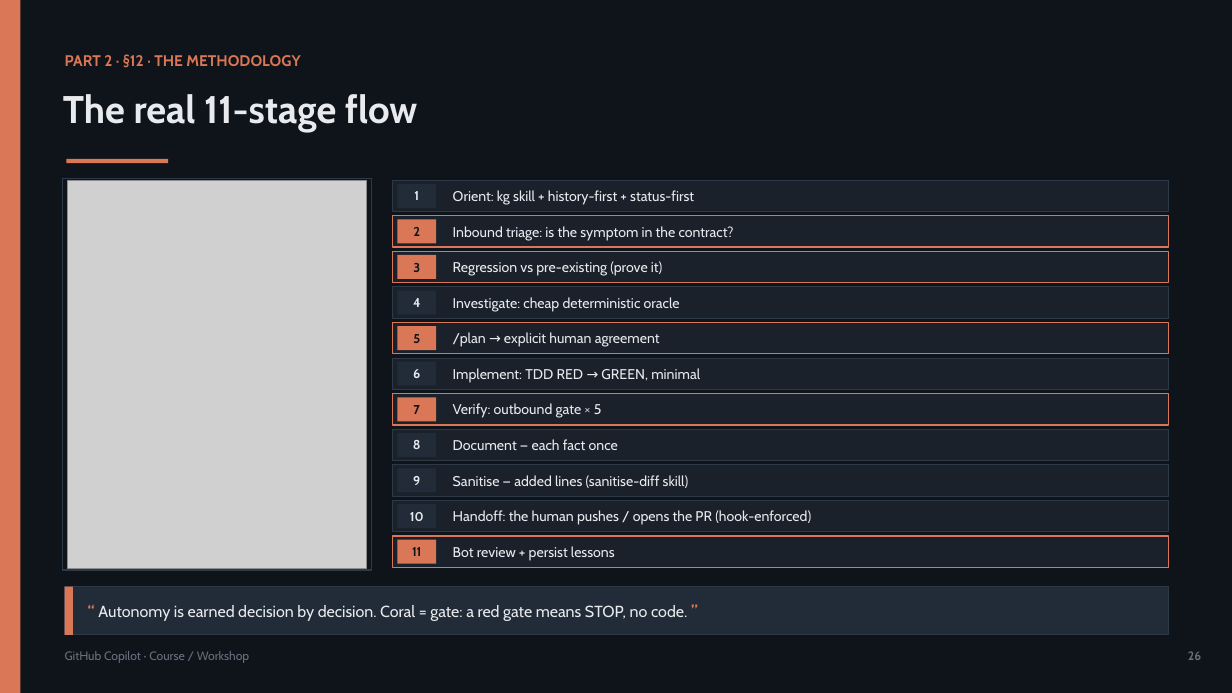
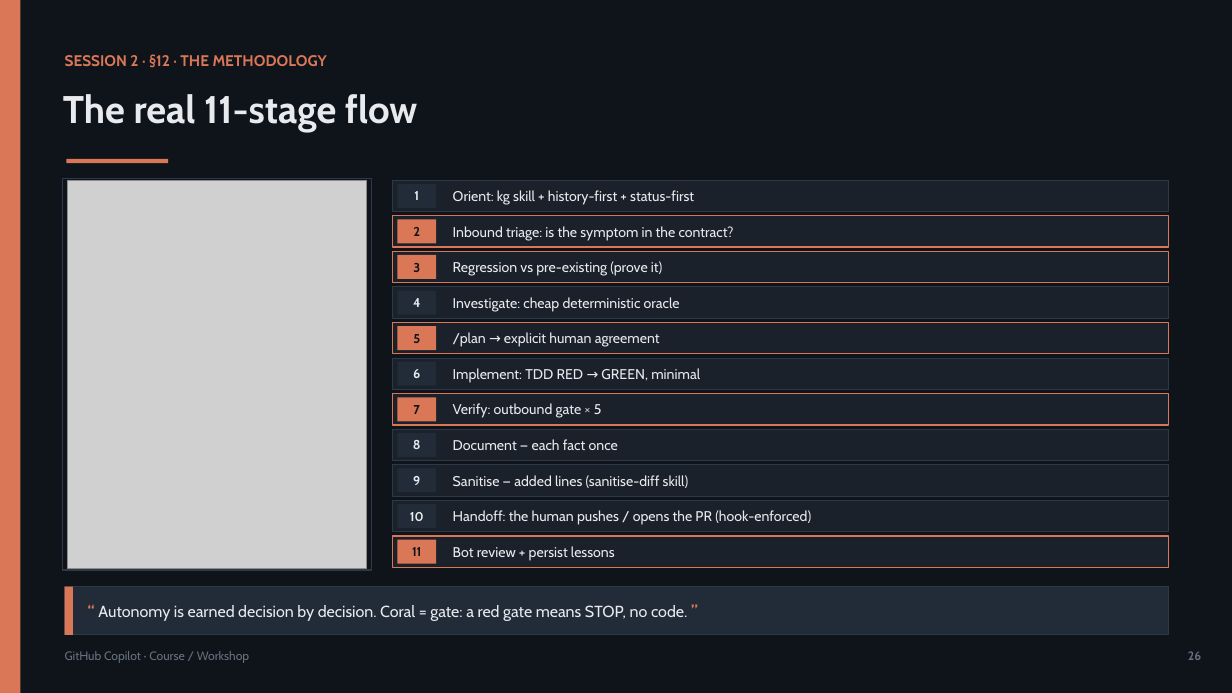
Before and after one commit to olonok69/copilot_code_ml_engineer, a slide deck: slide 26 of presentation/Copilot_Presentation.pptx. Drawn at 1232x693 pixels with LibreOffice and Linux fonts; fonts in the diff are those of the drawing; grey boxes stand for pictures. Boxes give left, top, right and bottom in pixels: in the first picture for what was removed or moved away, otherwise in the second. Text is boxed around its words. In the diff, an @@ line names an element or a change of style, - is before the commit and + after.

Commit message:
update to copilot github methodology and test live 8 skill in copilot

```diff
--- a/presentation/Copilot_Presentation.pptx
+++ b/presentation/Copilot_Presentation.pptx
@@ text at box(65, 54, 327, 68): text changed @@
-PART 2 · §12 · THE METHODOLOGY
+SESSION 2 · §12 · THE METHODOLOGY
```
Also in this commit, not shown: 38 other slides changed, 1 slide added, 13 other files.
